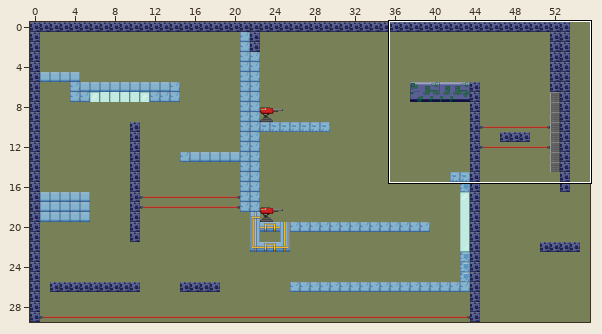
A Tiled map gets an edit: GitHub/data/tileset/level2.tmx. Above, an overview of the earlier version with the close-up marked.
Close-up. As it was:
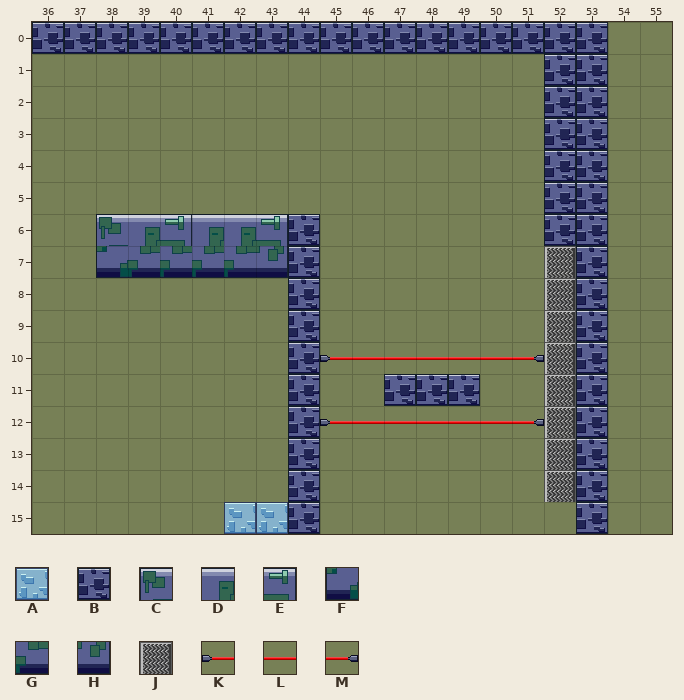
Cells are 32x32 px. Shown: x 36..55, y 0..15. The commit also changed other parts of the map, which this record leaves out.
Key: from "gametileset": A 9, B 12, C 39, D 40, E 41, F 89, G 90, H 91, J 179, K 278, L 279, M 280.
_ is an empty cell.
Layer "Background" before, first column x 36:
 0 BBBBBBBBBBBBBBBBBB__
 1 ________________BB__
 2 ________________BB__
 3 ________________BB__
 4 ________________BB__
 5 ________________BB__
 6 __CDEDDEB_______BB__
 7 __FGGGGHB_______JB__
 8 ________B_______JB__
 9 ________B_______JB__
10 ________BKLLLLLMJB__
11 ________B__BBB__JB__
12 ________BKLLLLLMJB__
13 ________B_______JB__
14 ________B_______JB__
15 ______AAB________B__
The same view after the edit:
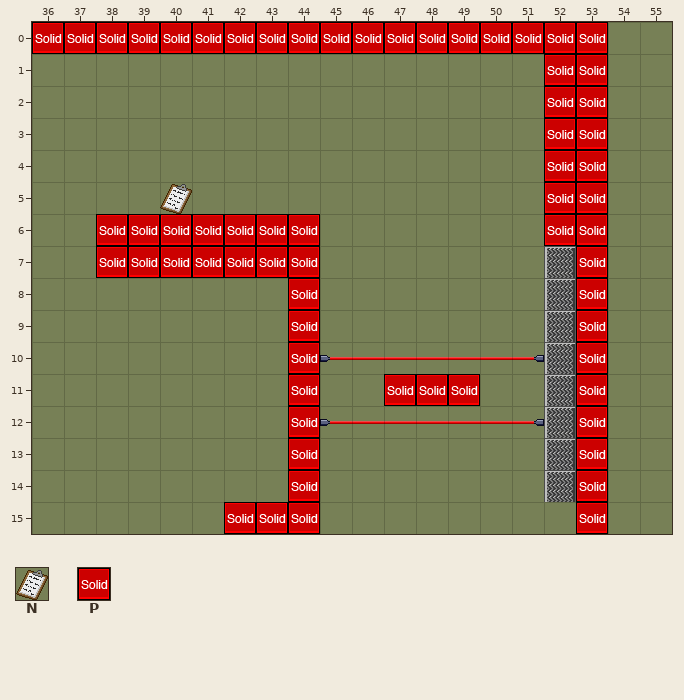
Further tiles: from "gametileset": N 126; from "metatiles32x32": P 0 "solid".
Tiles of an added or newly shown layer are drawn over the layers below it.
The edit:
Changed rows in their new state; . is an unchanged cell.
Layer "Background":
first column x 40:
 5 N
Layer "collision" (now shown):
first column x 36:
 0 PPPPPPPPPPPPPPPPPP
 1 ................PP
 2 ................PP
 3 ................PP
 4 ................PP
 5 ................PP
 6 ..PPPPPPP.......PP
 7 ..PPPPPPP........P
 8 ........P........P
 9 ........P........P
10 ........P........P
11 ........P..PPP...P
12 ........P........P
13 ........P........P
14 ........P........P
15 ......PPP........P
Where, in picture pixels (left, top, right, bottom), the same in both close-ups:
added: (32, 22, 608, 534)
